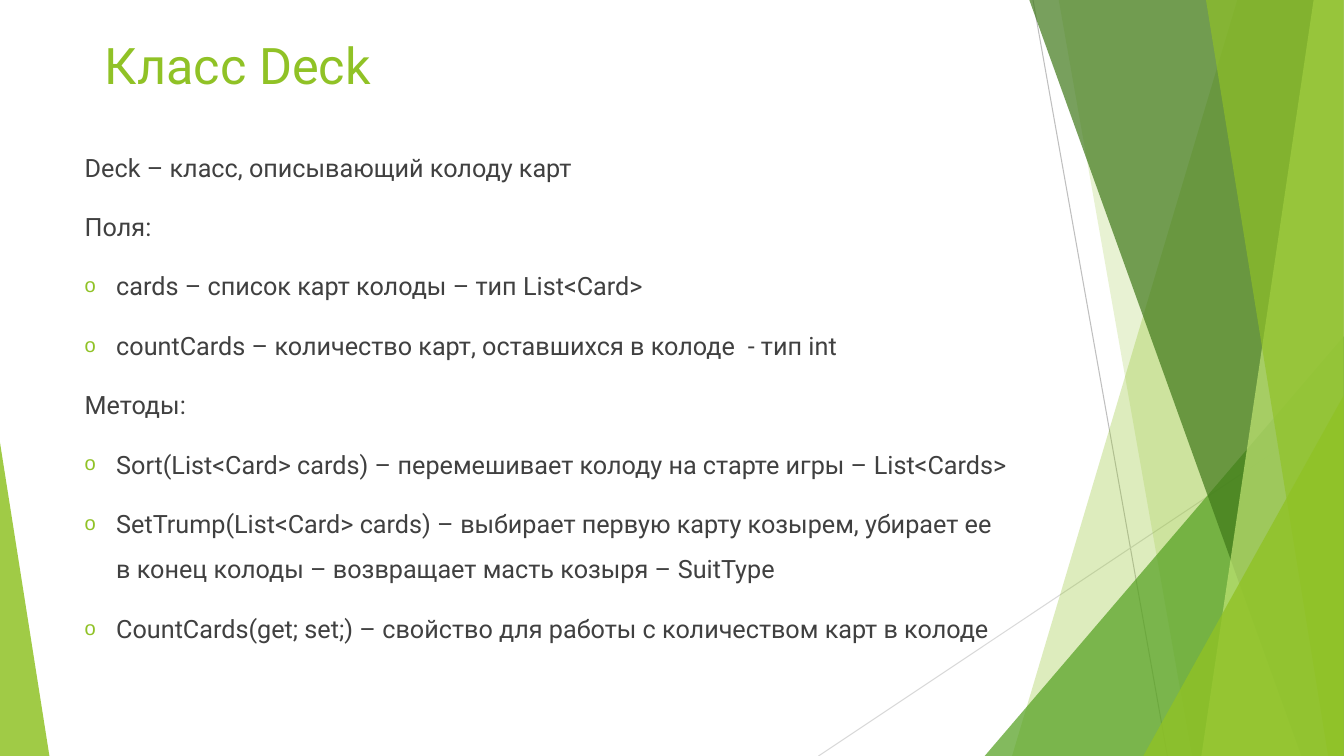
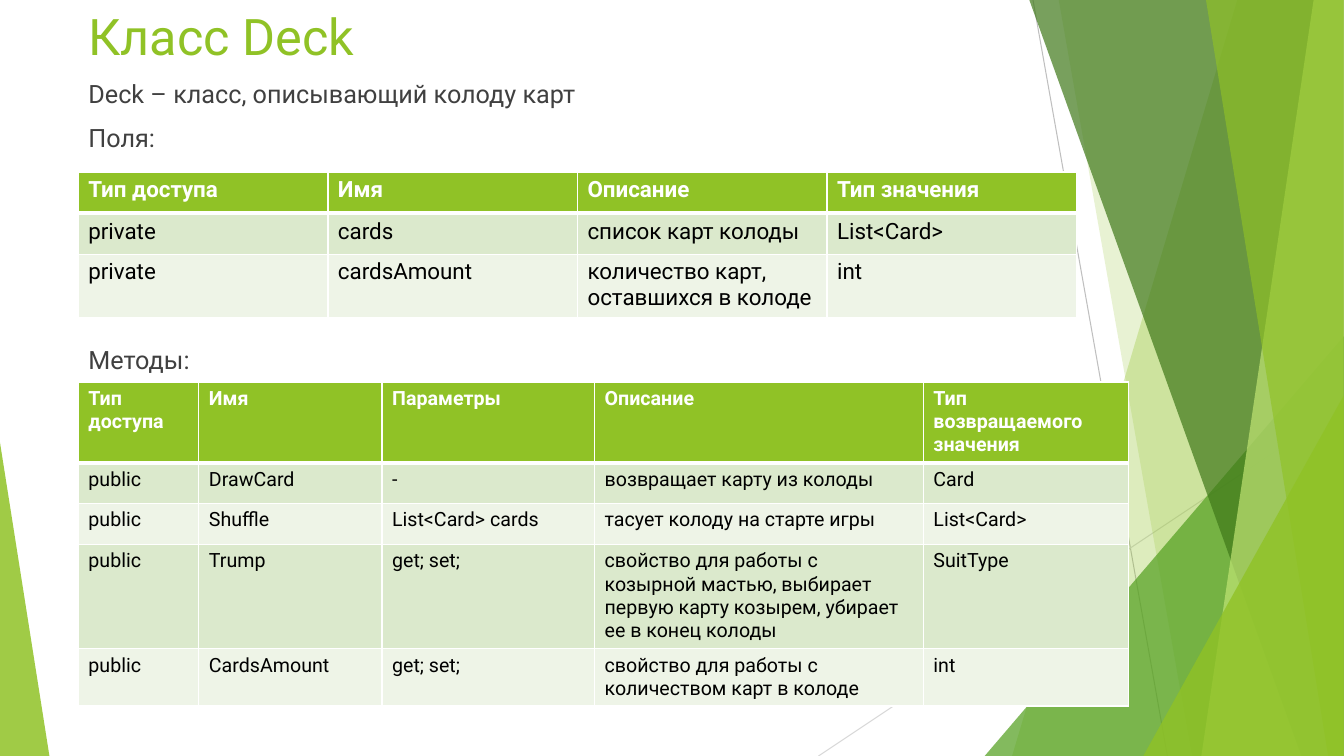
Before and after one commit to Stebusha/TheFool, a slide deck: slide 6 of Docs/Учебный проект по ООП.pptx. Drawn at 1344x756 pixels with LibreOffice and Linux fonts; fonts in the diff are those of the drawing. Boxes give left, top, right and bottom in pixels: in the first picture for what was removed or moved away, otherwise in the second. Text is boxed around its words. In the diff, an @@ line names an element or a change of style, - is before the commit and + after.

```diff
--- a/Docs/Учебный проект по ООП.pptx
+++ b/Docs/Учебный проект по ООП.pptx
@@ title "Класс Deck": place and size @@
-title "Класс Deck" at [105, 46, 371, 85]
+title "Класс Deck" at [88, 17, 355, 56]
@@ text "Deck – класс, описывающий колоду ...": place and size @@
-text "Deck – класс, описывающий колоду ..." at [85, 158, 1006, 644]
+text "Deck – класс, описывающий колоду ..." at [88, 84, 576, 373]
@@ text "Deck – класс, описывающий колоду ..." at [88, 84, 576, 373]: line spacing 1.5 to 1 @@
@@ table added at [79, 172, 1079, 319], 3 rows, 4 columns @@
+Тип доступа | Имя | Описание | Тип значения
+private | cards | список карт колоды | List<Card>
+private | cardsAmount | количество карт, оставшихся в колоде | int
@@ text at [116, 276, 836, 360]: paragraphs removed @@
-o cards – список карт колоды – тип List<Card>
-o countCards – количество карт, оставшихся в колоде - тип int
@@ table added at [79, 382, 1130, 706], 5 rows, 5 columns @@
+Тип доступа | Имя | Параметры | Описание | Тип возвращаемого значения
+public | DrawCard | - | возвращает карту из колоды | Card
+public | Shuffle | List<Card> cards | тасует колоду на старте игры | List<Card>
+public | Trump | get; set; | свойство для работы с козырной мастью, выбирает первую карту козырем, убирает ее в конец колоды | SuitType
+public | CardsAmount | get; set; | свойство для работы с количеством карт в колоде | int
@@ text at [116, 454, 1006, 644]: paragraphs removed @@
-o Sort(List<Card> cards) – перемешивает колоду на старте игры – List<Cards>
-o SetTrump(List<Card> cards) – выбирает первую карту козырем, убирает ее в конец колоды – возвращает масть козыря – SuitType
-o CountCards(get; set;) – свойство для работы с количеством карт в колоде
```
Also in this commit, not shown: 4 other slides changed, 9 slides added, 3 slides removed, 2 other files.
